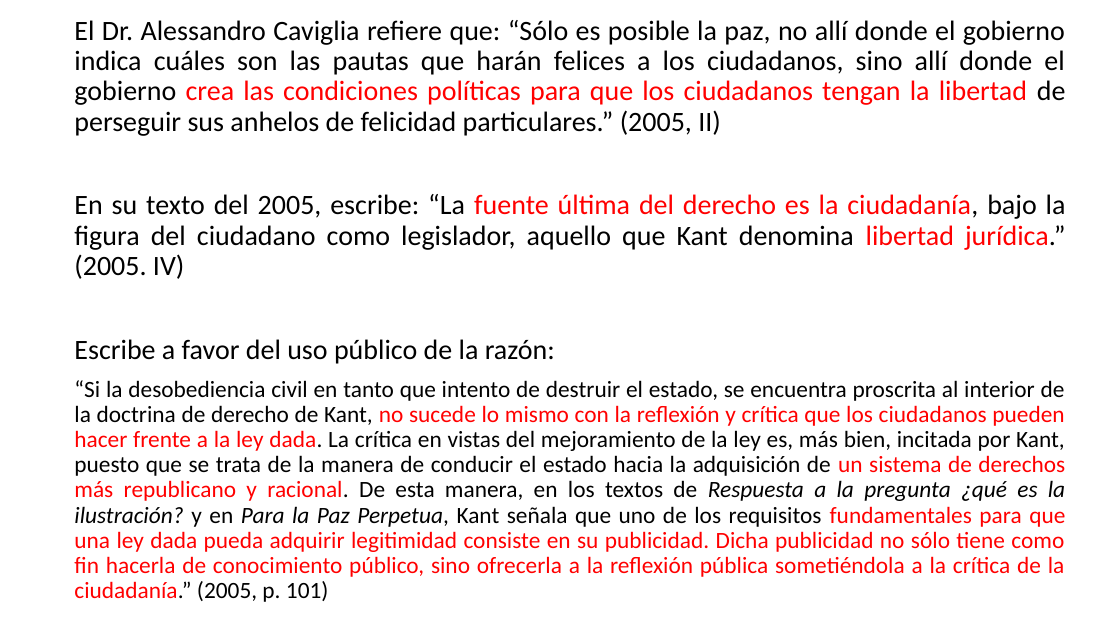
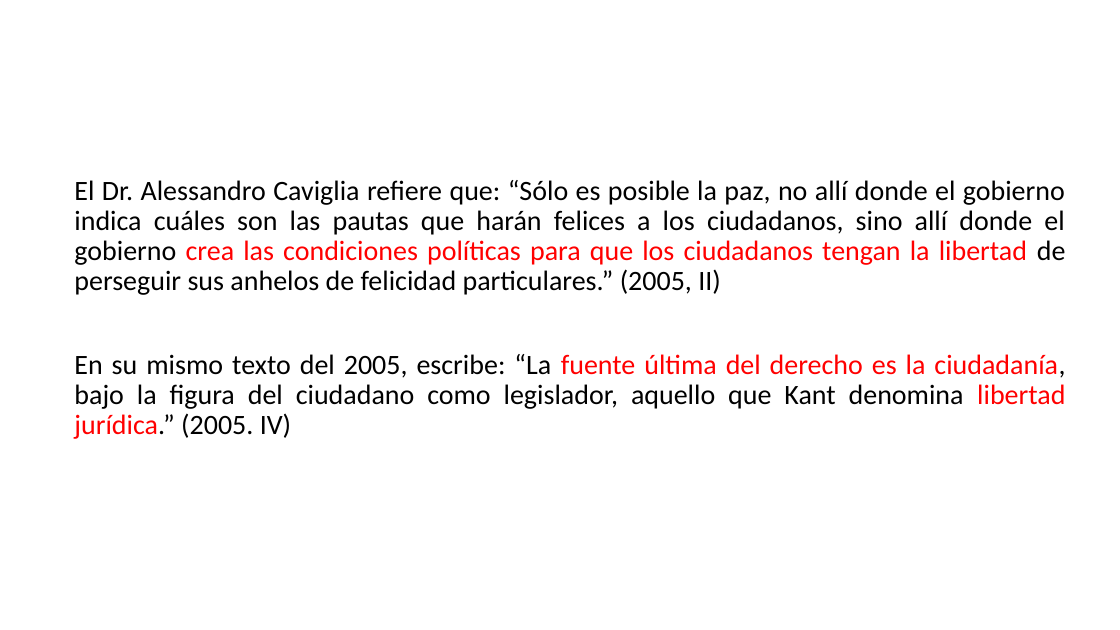
Before and after one commit to zaboltar/zaboltar.github.io, a slide deck: slide 34 of assets uarm/2023 1 UarmPCrit/Kant - Doctrina del Derecho.pptx (slide 29 before the commit). Drawn at 1120x630 pixels with LibreOffice and Linux fonts; fonts in the diff are those of the drawing. Boxes give left, top, right and bottom in pixels: in the first picture for what was removed or moved away, otherwise in the second. Text is boxed around its words. In the diff, an @@ line names an element or a change of style, - is before the commit and + after.

```diff
--- a/assets uarm/2023 1 UarmPCrit/Kant - Doctrina del Derecho.pptx
+++ b/assets uarm/2023 1 UarmPCrit/Kant - Doctrina del Derecho.pptx
@@ text "El Dr. Alessandro Caviglia refiere ...": place and size @@
-text "El Dr. Alessandro Caviglia refiere ..." at [74,20,1066,552]
+text "El Dr. Alessandro Caviglia refiere ..." at [74,180,1066,439]
@@ text at [74,354,1065,439]: text changed; size 20 to 24 pt @@
-En su texto del 2005, escribe: “La fuente última del derecho es la ciudadanía, bajo la figura del ciudadano como legislador, aquello que Kant denomina libertad jurídica.” (2005. IV)
-Escribe a favor del uso público de la razón:
-“Si la desobediencia civil en tanto que intento de destruir el estado, se encuentra proscrita al interior de la doctrina de derecho de Kant, no sucede lo mismo con la reflexión y crítica que los ciudadanos pueden hacer frente a la ley dada. La crítica en vistas del mejoramiento de la ley es, más bien, incitada por Kant, puesto que se trata de la manera de conducir el estado hacia la adquisición de un sistema de derechos más republicano y racional. De esta manera, en los textos de Respuesta a la pregunta ¿qué es la ilustración? y en Para la Paz Perpetua, Kant señala que uno de los requisitos fundamentales para que una ley dada pueda adquirir legitimidad consiste en su publicidad. Dicha publicidad no sólo tiene como fin hacerla de conocimiento público, sino ofrecerla a la reflexión pública sometiéndola a la crítica de la ciudadanía.” (2005, p. 101)
+En su mismo texto del 2005, escribe: “La fuente última del derecho es la ciudadanía, bajo la figura del ciudadano como legislador, aquello que Kant denomina libertad jurídica.” (2005. IV)
```
Also in this commit, not shown: 22 other slides changed, 17 slides added, 2 slides removed, 3 other files.
